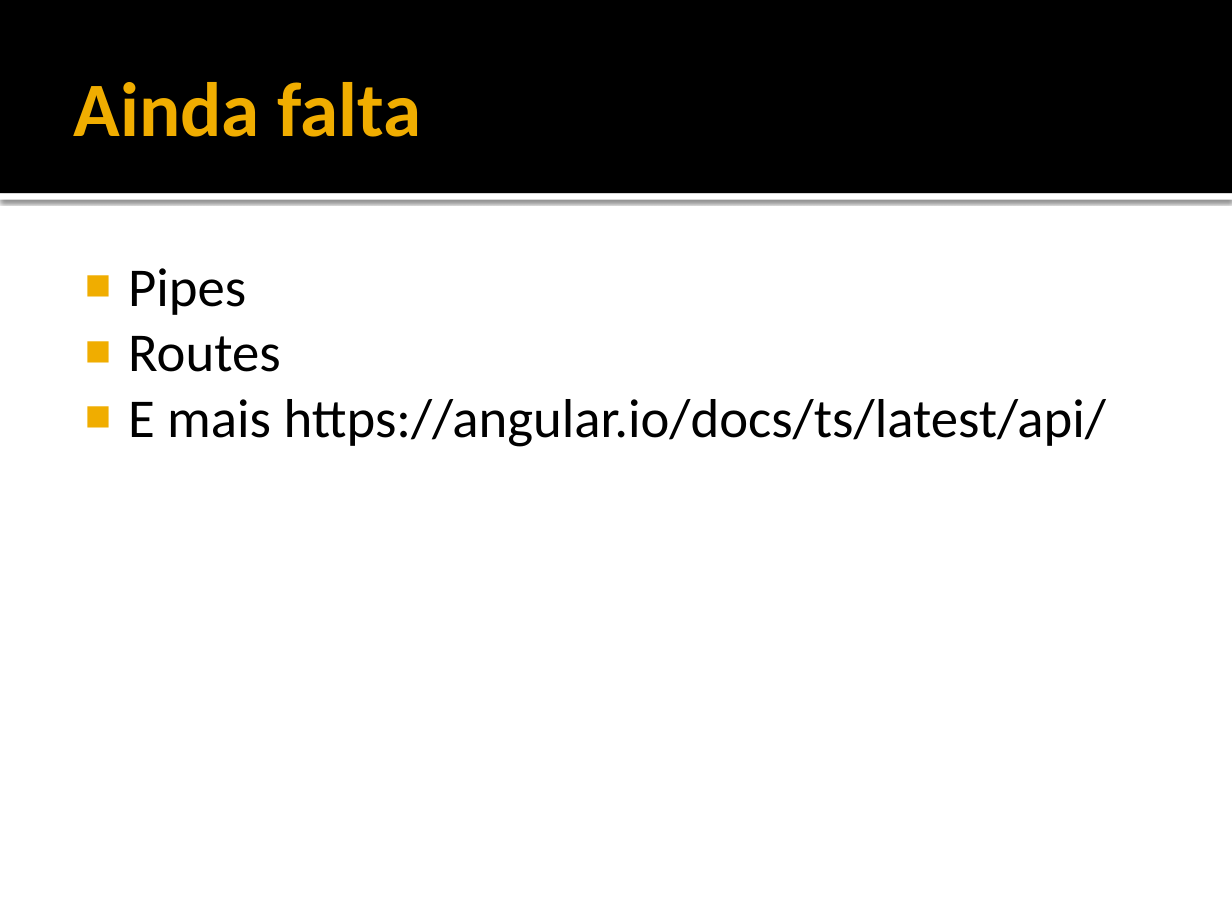
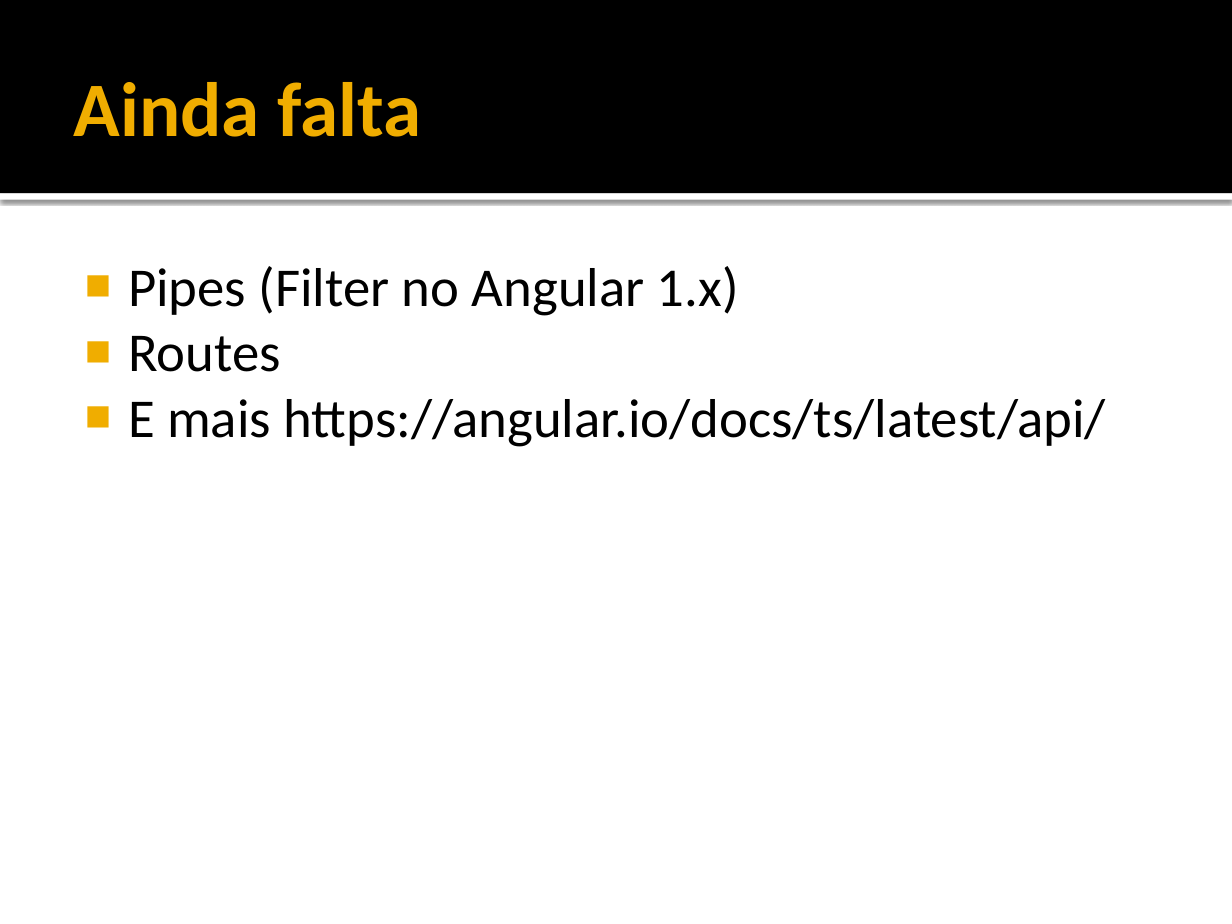
Before and after one commit to italoalanw3/angular-shareday-logique, a slide deck: slide 14 of apresentacao/angular/Angular.pptx. Drawn at 1232x924 pixels with LibreOffice and Linux fonts; fonts in the diff are those of the drawing. Boxes give left, top, right and bottom in pixels: in the first picture for what was removed or moved away, otherwise in the second. Text is boxed around its words. In the diff, an @@ line names an element or a change of style, - is before the commit and + after.

```diff
--- a/apresentacao/angular/Angular.pptx
+++ b/apresentacao/angular/Angular.pptx
@@ text at box(128, 266, 739, 316): text changed @@
-■ Pipes
+■ Pipes (Filter no Angular 1.x)
```
Also in this commit, not shown: 1 other slide changed, 4 other files.
